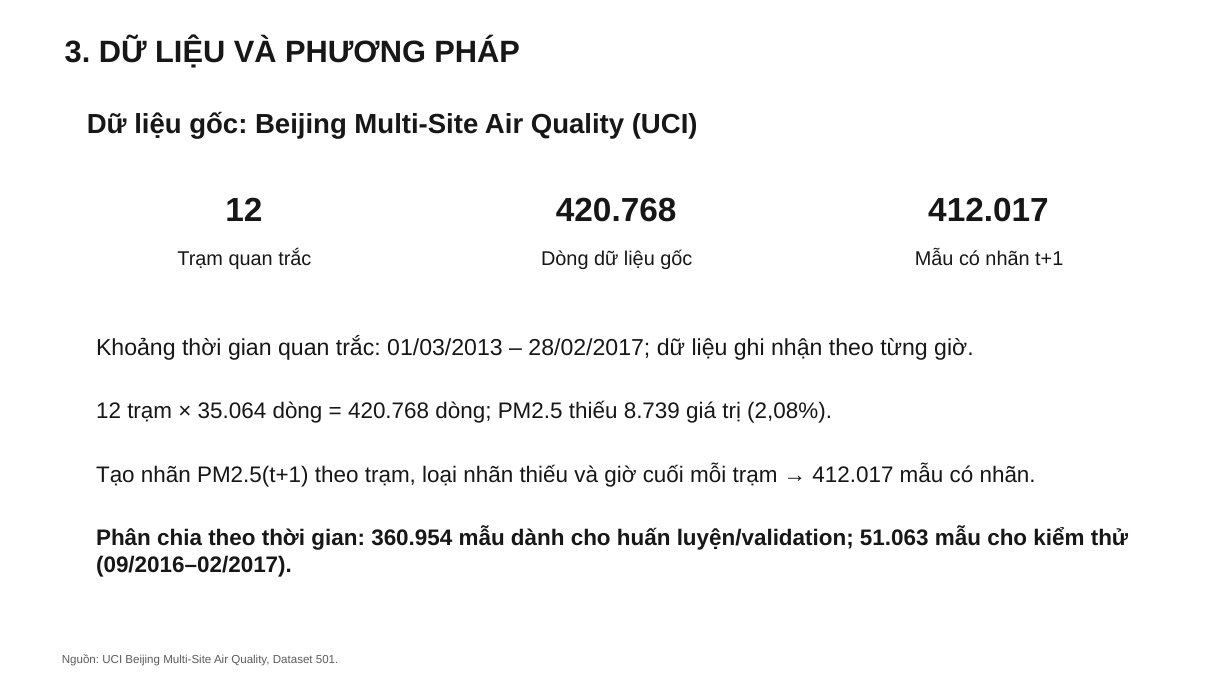
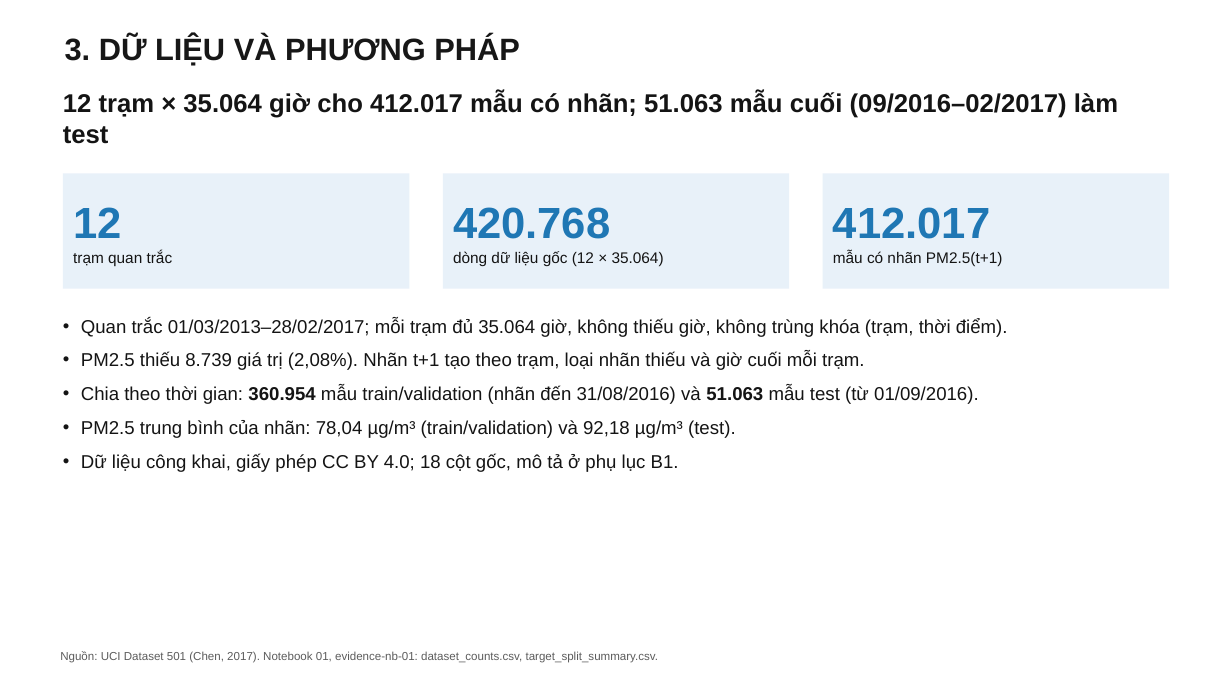
Before and after one commit to bjruly/sgu_finalproject_machinelearning_2026-2027, a slide deck: slide 7 of docs/Nhom10__Slide.pptx (slide 10 before the commit). Drawn at 1232x693 pixels with LibreOffice and Linux fonts; fonts in the diff are those of the drawing. Boxes give left, top, right and bottom in pixels: in the first picture for what was removed or moved away, otherwise in the second. Text is boxed around its words. In the diff, an @@ line names an element or a change of style, - is before the commit and + after.

Commit message:
Rework slides to follow the course report structure
- Thêm thách thức, đóng góp, thiết lập và độ đo, danh sách 8 thí nghiệm
  trước kết quả, hàm mất mát, importance của RF, độ chắc chắn (bootstrap,
  seed, epoch MLP), phân tích overfitting, đánh giá tổng thể, hướng phát
  triển; ghi chú trình bày cho mọi slide.
- Công trình liên quan viết lại theo ba bài gốc (Seng, Bekkar, Wei).
- Bảng sai số theo mức PM2.5 dùng biên mới; mọi bảng đọc số từ CSV.
- Chuyển chi tiết sang phụ lục B1–B9 và A.

```diff
--- a/docs/Nhom10__Slide.pptx
+++ b/docs/Nhom10__Slide.pptx
@@ title "3. DỮ LIỆU VÀ PHƯƠNG ..." at [65,35,520,65]: less space between paragraphs @@
@@ text added at [63,92,1118,118], 20 pt, text #141414, bold @@
+12 trạm × 35.064 giờ cho 412.017 mẫu có nhãn; 51.063 mẫu cuối (09/2016–02/2017) làm test
@@ text removed at [87,112,698,139] @@
-Dữ liệu gốc: Beijing Multi-Site Air Quality (UCI)
@@ rectangle "12": place and size @@
-rectangle "12" at [177,250,311,269]
+rectangle "12" at [63,174,409,289]
@@ vertical alignment top to middle; fill none to #E8F1F9 in 3 elements at [63,174,409,289], [823,174,1169,289], [443,174,789,289] @@
@@ rectangle "420.768": place and size @@
-rectangle "420.768" at [541,250,692,269]
+rectangle "420.768" at [443,174,789,289]
@@ rectangle "412.017": place and size @@
-rectangle "412.017" at [915,250,1063,266]
+rectangle "412.017" at [823,174,1169,289]
@@ text in rectangle at [73,207,173,266]: text changed; size 15.5 to 12 pt; text colour #171717 to #141414 @@
-Trạm quan trắc
+12
+trạm quan trắc
@@ text removed at [225,197,262,221] @@
-12
@@ text in rectangle at [453,207,664,267]: text changed; size 15.5 to 12 pt; text colour #171717 to #141414 @@
-Dòng dữ liệu gốc
+420.768
+dòng dữ liệu gốc (12 × 35.064)
@@ text removed at [556,197,677,222] @@
-420.768
@@ text in rectangle at [833,207,1002,267]: text changed; size 15.5 to 12 pt; text colour #171717 to #141414 @@
-Mẫu có nhãn t+1
+412.017
+mẫu có nhãn PM2.5(t+1)
@@ text removed at [928,197,1049,222] @@
-412.017
@@ text added at [81,318,1008,472], 14.5 pt, text #141414 @@
+• Quan trắc 01/03/2013–28/02/2017; mỗi trạm đủ 35.064 giờ, không thiếu giờ, không trùng khóa (trạm, thời điểm).
+• PM2.5 thiếu 8.739 giá trị (2,08%). Nhãn t+1 tạo theo trạm, loại nhãn thiếu và giờ cuối mỗi trạm.
+• Chia theo thời gian: 360.954 mẫu train/validation (nhãn đến 31/08/2016) và 51.063 mẫu test (từ 01/09/2016).
+• PM2.5 trung bình của nhãn: 78,04 µg/m³ (train/validation) và 92,18 µg/m³ (test).
+• Dữ liệu công khai, giấy phép CC BY 4.0; 18 cột gốc, mô tả ở phụ lục B1.
@@ text removed at [96,337,974,360] @@
-Khoảng thời gian quan trắc: 01/03/2013 – 28/02/2017; dữ liệu ghi nhận theo từng giờ.
@@ text removed at [96,401,832,423] @@
-12 trạm × 35.064 dòng = 420.768 dòng; PM2.5 thiếu 8.739 giá trị (2,08%).
@@ text removed at [96,464,1036,487] @@
-Tạo nhãn PM2.5(t+1) theo trạm, loại nhãn thiếu và giờ cuối mỗi trạm → 412.017 mẫu có nhãn.
@@ text removed at [96,527,1128,577] @@
-Phân chia theo thời gian: 360.954 mẫu dành cho huấn luyện/validation; 51.063 mẫu cho kiểm thử (09/2016–02/2017).
@@ text at [60,651,658,663]: text changed @@
-Nguồn: UCI Beijing Multi-Site Air Quality, Dataset 501.
+Nguồn: UCI Dataset 501 (Chen, 2017). Notebook 01, evidence-nb-01: dataset_counts.csv, target_split_summary.csv.
```
Also in this commit, not shown: 10 other slides changed, 20 slides added, 15 slides removed.
